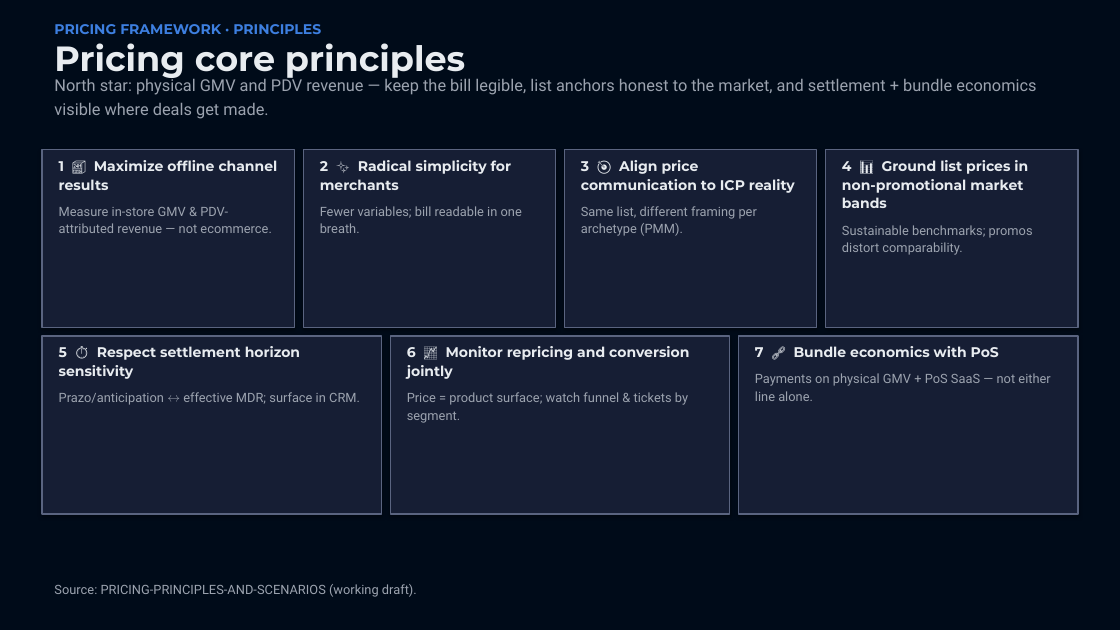
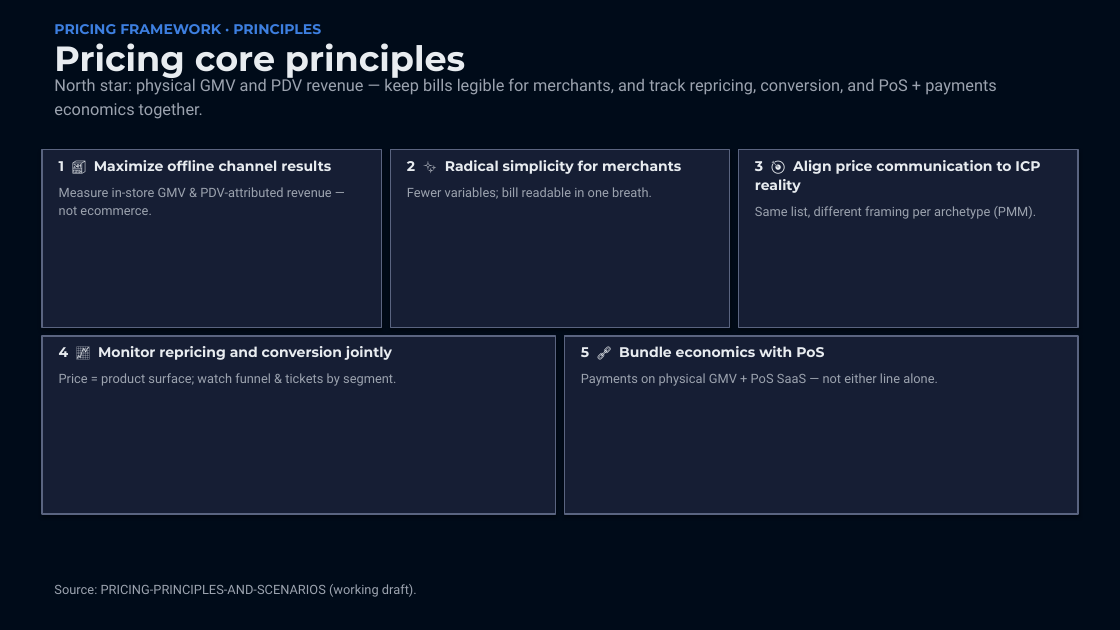
Before and after one commit to henryjbpetry/pos_payments, a slide deck: slide 6 of pos-pricing-model/steering-committee-deck.pptx. Drawn at 1120x630 pixels with LibreOffice and Linux fonts; fonts in the diff are those of the drawing. Boxes give left, top, right and bottom in pixels: in the first picture for what was removed or moved away, otherwise in the second. Text is boxed around its words. In the diff, an @@ line names an element or a change of style, - is before the commit and + after.

```diff
--- a/pos-pricing-model/steering-committee-deck.pptx
+++ b/pos-pricing-model/steering-committee-deck.pptx
@@ text at (x1=54, y1=77, x2=997, y2=119): text changed @@
-North star: physical GMV and PDV revenue — keep the bill legible, list anchors honest to the market, and settlement + bundle economics visible where deals get made.
+North star: physical GMV and PDV revenue — keep bills legible for merchants, and track repricing, conversion, and PoS + payments economics together.
@@ rectangle resized from (x1=42, y1=150, x2=295, y2=328) to (x1=42, y1=150, x2=381, y2=328) @@
@@ text "1 🏪 Maximize offline channel ..." rewrapped from (x1=59, y1=160, x2=278, y2=233) to (x1=59, y1=160, x2=332, y2=215) @@
@@ rectangle resized from (x1=303, y1=150, x2=556, y2=328) to (x1=390, y1=150, x2=729, y2=328) @@
@@ text "2 ✨ Radical simplicity for ..." rewrapped from (x1=320, y1=160, x2=522, y2=233) to (x1=407, y1=160, x2=681, y2=199) @@
@@ rectangle removed at (x1=565, y1=150, x2=818, y2=328) @@
@@ rectangle resized from (x1=825, y1=150, x2=1078, y2=328) to (x1=739, y1=150, x2=1078, y2=328) @@
@@ text "3 🎯 Align price communication ..." rewrapped from (x1=581, y1=160, x2=795, y2=236) to (x1=755, y1=160, x2=1040, y2=219) @@
@@ text removed at (x1=842, y1=160, x2=1033, y2=255) @@
-4 📊 Ground list prices in non-promotional market bands
-Sustainable benchmarks; promos distort comparability.
@@ rectangle resized from (x1=42, y1=336, x2=381, y2=514) to (x1=42, y1=336, x2=556, y2=514) @@
@@ text "4 📈 Monitor repricing and ..." moved from (x1=407, y1=346, x2=689, y2=423) to (x1=59, y1=346, x2=396, y2=386) @@
@@ text at (x1=59, y1=346, x2=392, y2=360): text changed @@
-6 📈 Monitor repricing and conversion jointly
+4 📈 Monitor repricing and conversion jointly
@@ text removed at (x1=59, y1=346, x2=360, y2=405) @@
-5 ⏱️ Respect settlement horizon sensitivity
-Prazo/anticipation ↔ effective MDR; surface in CRM.
@@ rectangle removed at (x1=390, y1=336, x2=729, y2=514) @@
@@ rectangle resized from (x1=739, y1=336, x2=1078, y2=514) to (x1=565, y1=336, x2=1079, y2=514) @@
@@ text "5 🔗 Bundle economics with ..." moved from (x1=755, y1=346, x2=1050, y2=401) to (x1=581, y1=346, x2=938, y2=386) @@
@@ text at (x1=581, y1=346, x2=824, y2=357): text changed @@
-7 🔗 Bundle economics with PoS
+5 🔗 Bundle economics with PoS
```
Also in this commit, not shown: 1 other slide changed, 4 other files.
